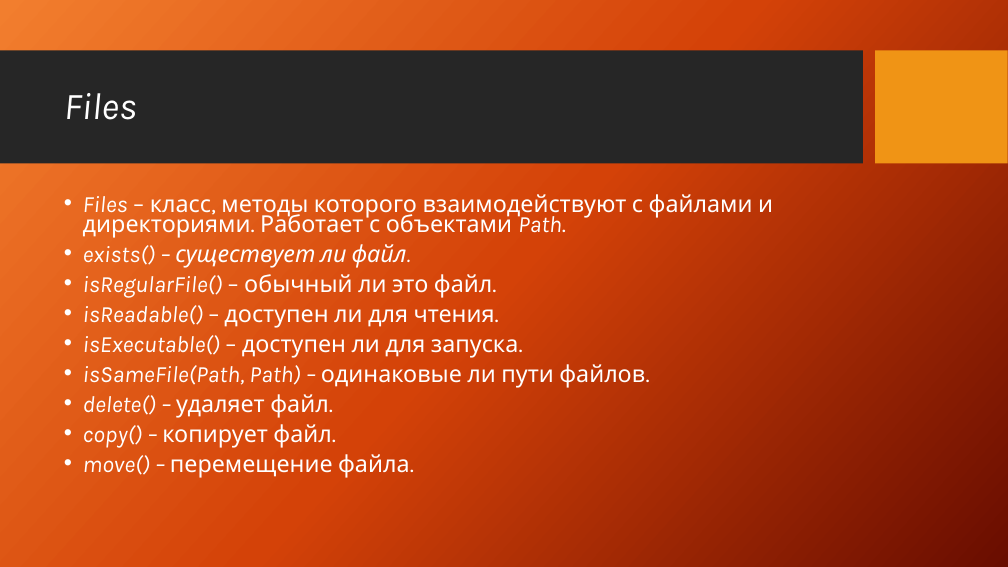
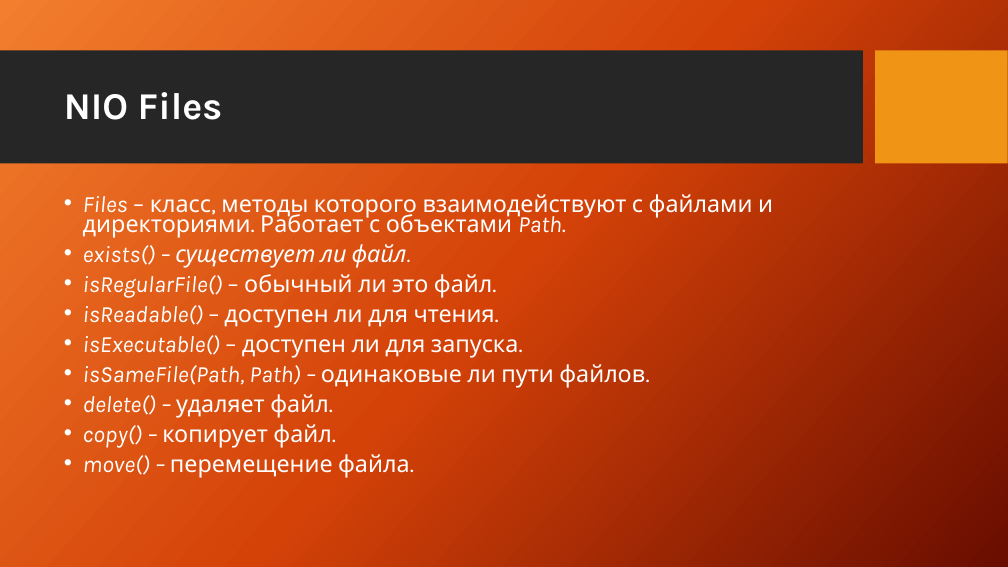
Before and after one commit to XLelarX/Courses, a slide deck: slide 12 of io/presentation.pptx. Drawn at 1008x567 pixels with LibreOffice and Linux fonts; fonts in the diff are those of the drawing; background and template pictures are left out. Boxes give left, top, right and bottom in pixels: in the first picture for what was removed or moved away, otherwise in the second. Text is boxed around its words. In the diff, an @@ line names an element or a change of style, - is before the commit and + after.

```diff
--- a/io/presentation.pptx
+++ b/io/presentation.pptx
@@ title at bbox=[64, 92, 222, 120]: text changed; bold on; italic off @@
-Files
+NIO Files
```
Also in this commit, not shown: 11 other slides changed, 9 slides added, 4 other files.
